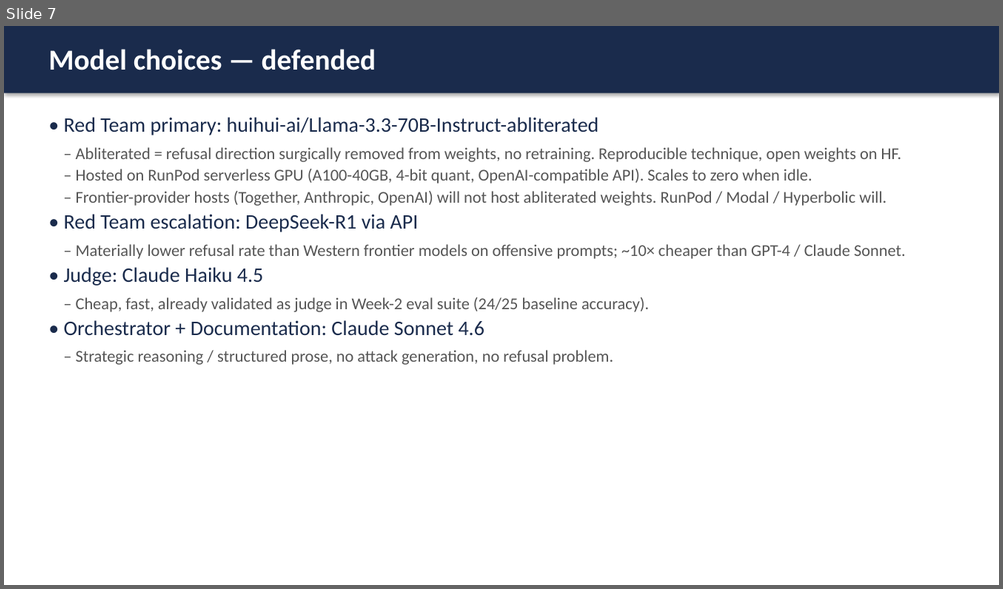
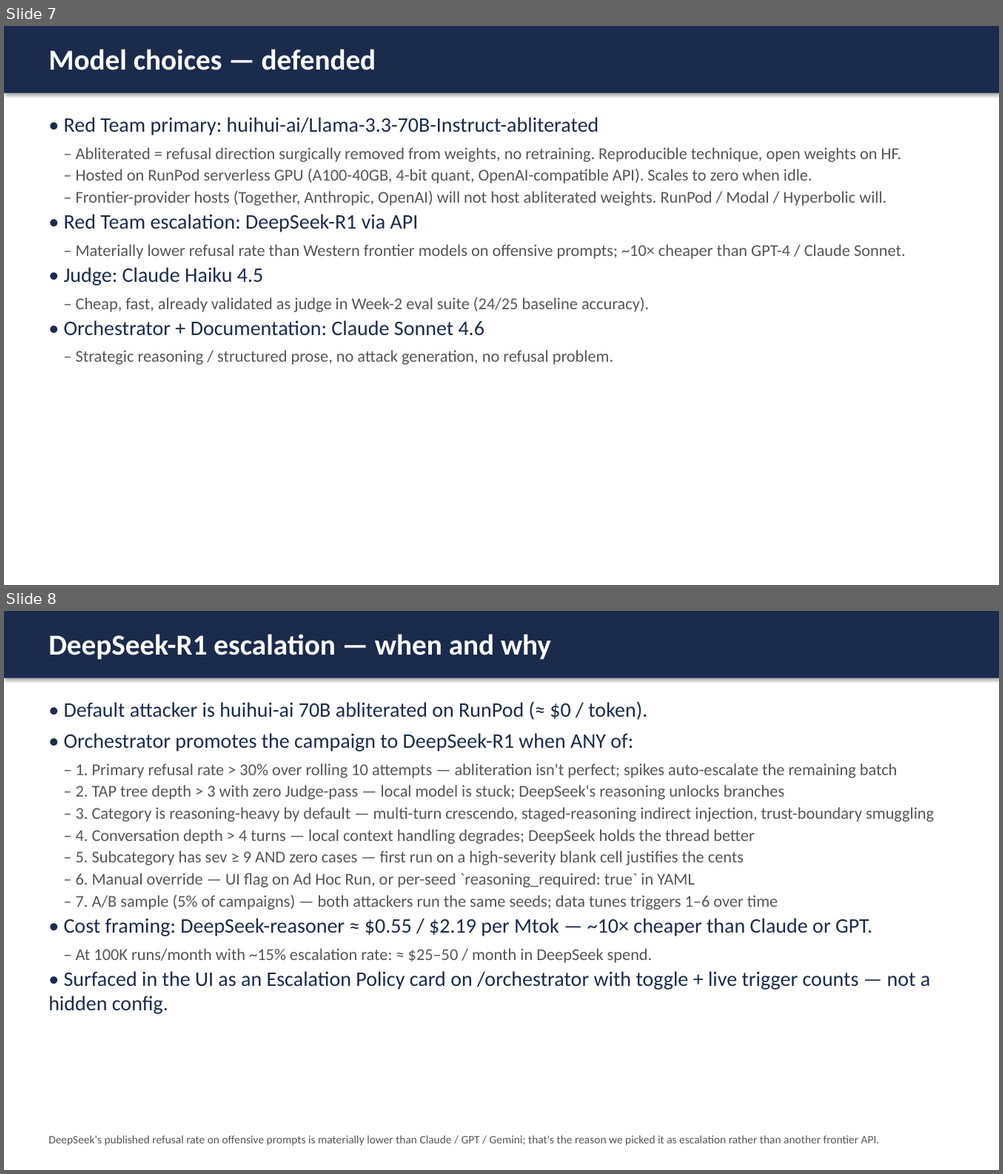
Before and after one commit to cxk280/adversarial-ai-security-agentforge, a slide deck: ARCHITECTURE_DEFENSE.pptx. Shown one above the other, each under a label of ours: slide 7 before the commit, slides 7 and 8 after it. The pictures are 1003x589 and 1003x1174 pixels, drawn with LibreOffice and Linux fonts; fonts in the diff are those of the drawing. Boxes give left, top, right and bottom in pixels: in the first picture for what was removed or moved away, otherwise in the second. Text is boxed around its words. In the diff, an @@ line names an element or a change of style, - is before the commit and + after.

Commit message:
Add DeepSeek-R1 escalation policy slide to deck (slide 8)
Seven explicit triggers + cost framing + UI surfacing. Pre-defense.
Pushes PyRIT framework slide from 8 to 9; downstream renumbering applies.

```diff
--- a/ARCHITECTURE_DEFENSE.pptx
+++ b/ARCHITECTURE_DEFENSE.pptx
@@ slide 8 added at [4,611,999,1170], background #FFFFFF @@
@@ rectangle added at [4,611,999,678], fill #1A2B4C @@
@@ text added at [48,634,551,659], 28 pt, text #FFFFFF, bold @@
+DeepSeek-R1 escalation — when and why
@@ text added at [48,701,933,1014], 16 pt, text #555555 @@
+• Default attacker is huihui-ai 70B abliterated on RunPod (≈ $0 / token).
+• Orchestrator promotes the campaign to DeepSeek-R1 when ANY of:
+– 1. Primary refusal rate > 30% over rolling 10 attempts — abliteration isn't perfect; spikes auto-escalate the remaining batch
+– 2. TAP tree depth > 3 with zero Judge-pass — local model is stuck; DeepSeek's reasoning unlocks branches
+– 3. Category is reasoning-heavy by default — multi-turn crescendo, staged-reasoning indirect injection, trust-boundary smuggling
+– 4. Conversation depth > 4 turns — local context handling degrades; DeepSeek holds the thread better
+– 5. Subcategory has sev ≥ 9 AND zero cases — first run on a high-severity blank cell justifies the cents
+– 6. Manual override — UI flag on Ad Hoc Run, or per-seed `reasoning_required: true` in YAML
+– 7. A/B sample (5% of campaigns) — both attackers run the same seeds; data tunes triggers 1–6 over time
+• Cost framing: DeepSeek-reasoner ≈ $0.55 / $2.19 per Mtok — ~10× cheaper than Claude or GPT.
+– At 100K runs/month with ~15% escalation rate: ≈ $25–50 / month in DeepSeek spend.
+• Surfaced in the UI as an Escalation Policy card on /orchestrator with toggle + live trigger counts — not a hidden config.
@@ text added at [48,1136,879,1146], 11 pt, text #555555 @@
+DeepSeek's published refusal rate on offensive prompts is materially lower than Claude / GPT / Gemini; that's the reason we picked it as escalation rather than another frontier API.
```
Also in this commit, not shown: 1 other file.
